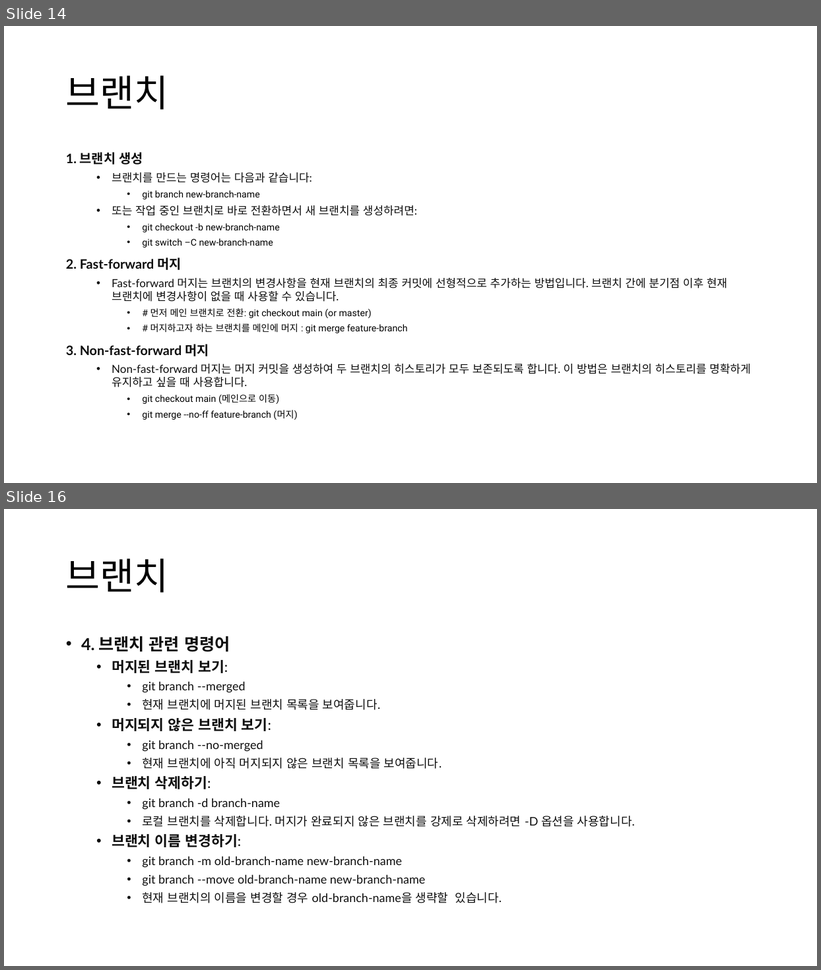
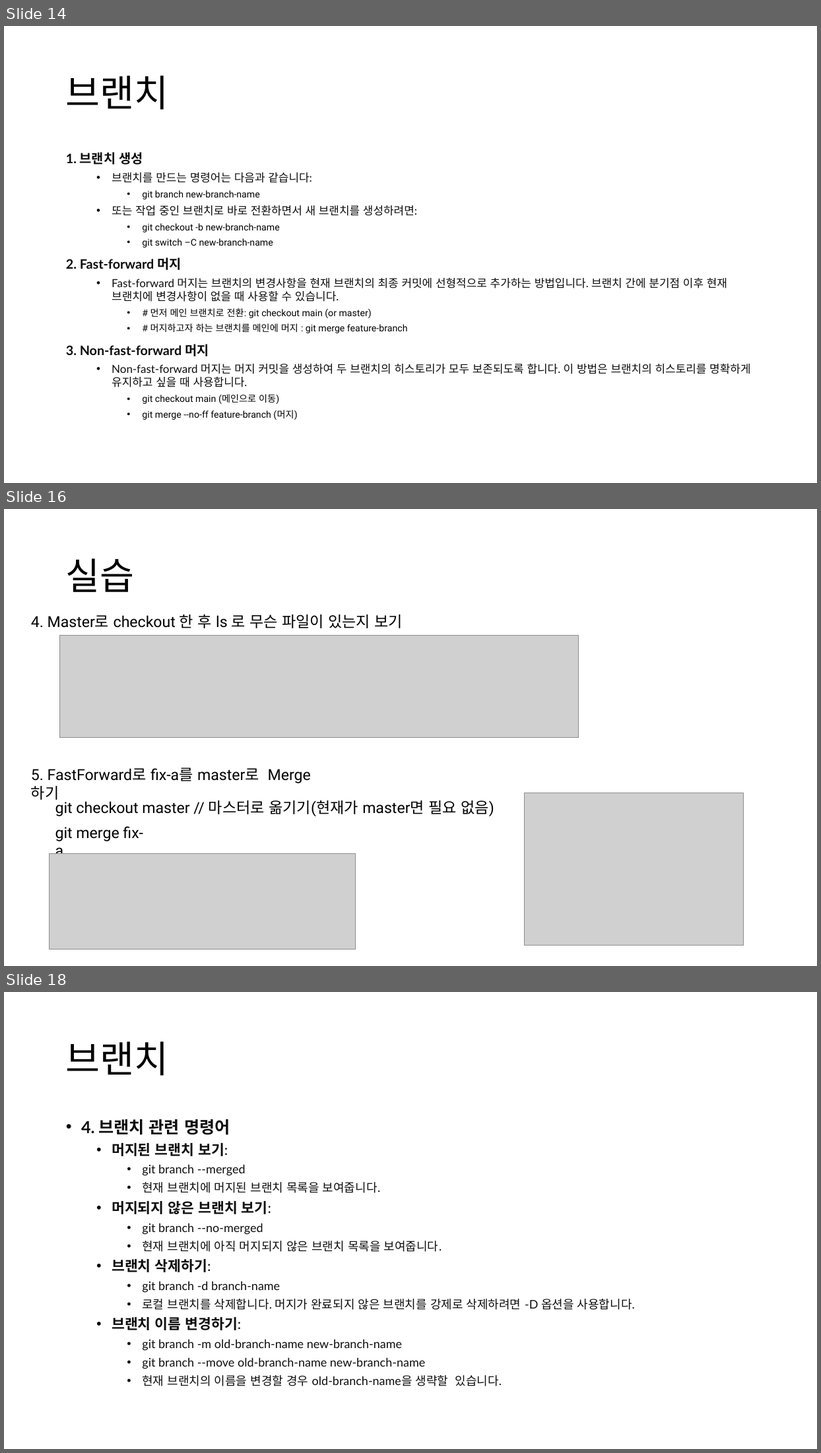
Before and after one commit to Joseph-GM/ppt-git, a slide deck: git-github-joseph.pptx. Shown one above the other, each under a label of ours: slides 14 and 16 before the commit, slides 14, 16 and 18 after it; the slides between them are not shown. The pictures are 821x970 and 821x1453 pixels, drawn with LibreOffice and Linux fonts; fonts in the diff are those of the drawing; grey boxes stand for pictures. Boxes give left, top, right and bottom in pixels: in the first picture for what was removed or moved away, otherwise in the second. Text is boxed around its words. In the diff, an @@ line names an element or a change of style, - is before the commit and + after.

```diff
--- a/git-github-joseph.pptx
+++ b/git-github-joseph.pptx
@@ slide 16 added at bbox=[4, 509, 817, 966], background #FFFFFF @@
@@ title added at bbox=[66, 559, 135, 592], 44 pt, text #000000 @@
+실습
@@ text added at bbox=[31, 614, 403, 628], 18 pt, text #000000 @@
+4. Master로 checkout 한 후 ls 로 무슨 파일이 있는지 보기
@@ picture added at bbox=[60, 635, 579, 738] @@
@@ text added at bbox=[31, 768, 259, 782], 18 pt, text #000000 @@
+5. FastForward로 fix-a를 master로 Merge하기
@@ text added at bbox=[55, 801, 494, 817], 18 pt, text #000000 @@
+git checkout master // 마스터로 옮기기(현재가 master면 필요 없음)
@@ picture added at bbox=[524, 793, 744, 946] @@
@@ text added at bbox=[55, 826, 143, 854], 18 pt, text #000000 @@
+git merge fix-a
@@ picture added at bbox=[49, 854, 355, 950] @@
@@ what was slide 16 is now slide 18 @@
```
Also in this commit, not shown: 1 slide changed, 1 other slide added, 1 other file.
